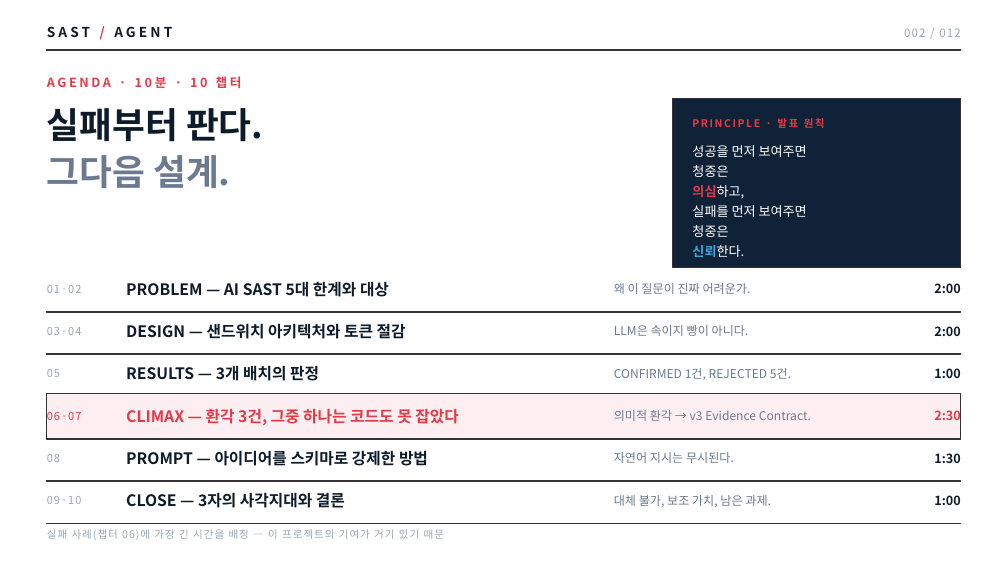
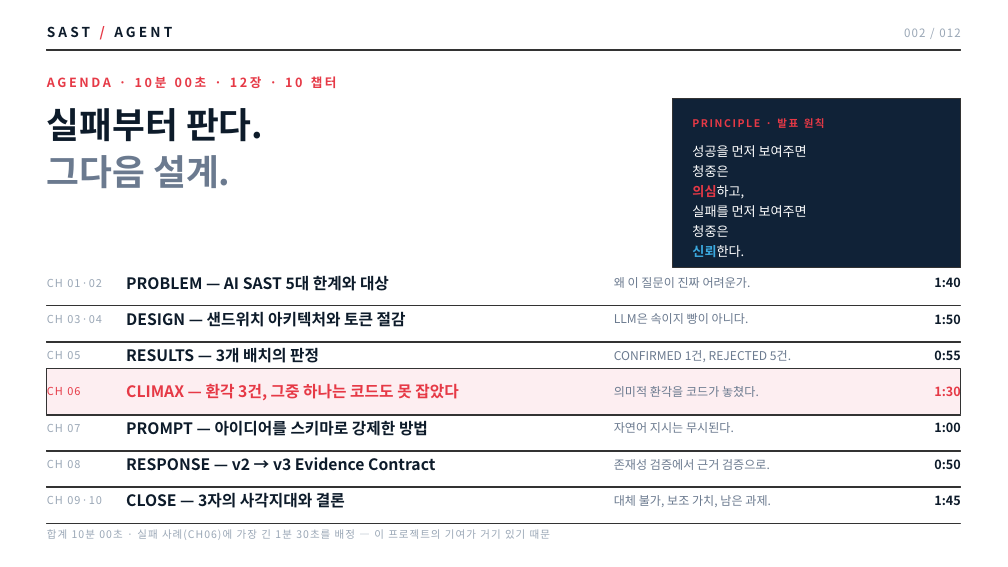
Before and after one commit to secu-zin/SAST_Agent, a slide deck: slide 2 of SAST_Agent_발표.pptx. Drawn at 1008x567 pixels with LibreOffice and Linux fonts; fonts in the diff are those of the drawing. Boxes give left, top, right and bottom in pixels: in the first picture for what was removed or moved away, otherwise in the second. Text is boxed around its words. In the diff, an @@ line names an element or a change of style, - is before the commit and + after.

```diff
--- a/SAST_Agent_발표.pptx
+++ b/SAST_Agent_발표.pptx
@@ text at box(47, 76, 337, 88): text changed @@
-AGENDA · 10분 · 10 챕터
+AGENDA · 10분 00초 · 12장 · 10 챕터
@@ text at box(47, 279, 102, 287): text changed @@
-01·02
+CH 01·02
@@ text at box(934, 277, 960, 287): text changed @@
-2:00
+1:40
@@ 2 texts, 1 rectangle: place and size @@
-2 texts, 1 rectangle at box(47, 281, 961, 312)
+2 texts, 1 rectangle at box(47, 275, 961, 306)
@@ text at box(47, 315, 102, 323): text changed @@
-03·04
+CH 03·04
@@ text at box(934, 314, 960, 324): text changed @@
-2:00
+1:50
@@ 2 texts, 1 rectangle: place and size @@
-2 texts, 1 rectangle at box(47, 323, 961, 355)
+2 texts, 1 rectangle at box(47, 311, 961, 343)
@@ text at box(47, 351, 80, 359): text changed @@
-05
+CH 05
@@ text at box(934, 350, 960, 360): text changed @@
-1:00
+0:55
@@ 2 texts, 1 rectangle: place and size @@
-2 texts, 1 rectangle at box(47, 365, 961, 397)
+2 texts, 1 rectangle at box(47, 347, 961, 379)
@@ text at box(47, 387, 80, 395): text changed @@
-06·07
+CH 06
@@ text at box(614, 386, 759, 397): text changed @@
-의미적 환각 → v3 Evidence Contract.
+의미적 환각을 코드가 놓쳤다.
@@ text at box(934, 386, 960, 396): text changed @@
-2:30
+1:30
@@ 2 rectangles, 1 text: place and size @@
-2 rectangles, 1 text at box(47, 393, 961, 440)
+2 rectangles, 1 text at box(47, 369, 961, 416)
@@ text added at box(47, 424, 80, 432), 10.5 pt, text #9AA7B6 @@
+CH 07
@@ text at box(934, 422, 960, 432): text changed @@
-1:30
+1:00
@@ 2 texts, 1 rectangle: place and size @@
-2 texts, 1 rectangle at box(47, 450, 961, 482)
+2 texts, 1 rectangle at box(47, 420, 961, 451)
@@ text at box(47, 460, 80, 468): text changed @@
-08
+CH 08
@@ text added at box(126, 457, 435, 471), 15 pt, text #0D1B2A, bold @@
+RESPONSE — v2 → v3 Evidence Contract
@@ text added at box(614, 459, 770, 470), 11.5 pt, text #6B7A8F @@
+존재성 검증에서 근거 검증으로.
@@ text added at box(934, 459, 960, 469), 12 pt, text #0D1B2A, bold @@
+0:50
@@ text at box(47, 496, 102, 504): text changed @@
-09·10
+CH 09·10
@@ rectangle added at box(47, 487, 961, 488), fill #DDE3EA, outline #333333 1 pt @@
@@ text at box(934, 495, 960, 505): text changed @@
-1:00
+1:45
@@ text at box(47, 529, 550, 540): text changed @@
-실패 사례(챕터 06)에 가장 긴 시간을 배정 — 이 프로젝트의 기여가 거기 있기 때문
+합계 10분 00초 · 실패 사례(CH06)에 가장 긴 1분 30초를 배정 — 이 프로젝트의 기여가 거기 있기 때문
```
Also in this commit, not shown: 5 other slides changed, 2 other files.
